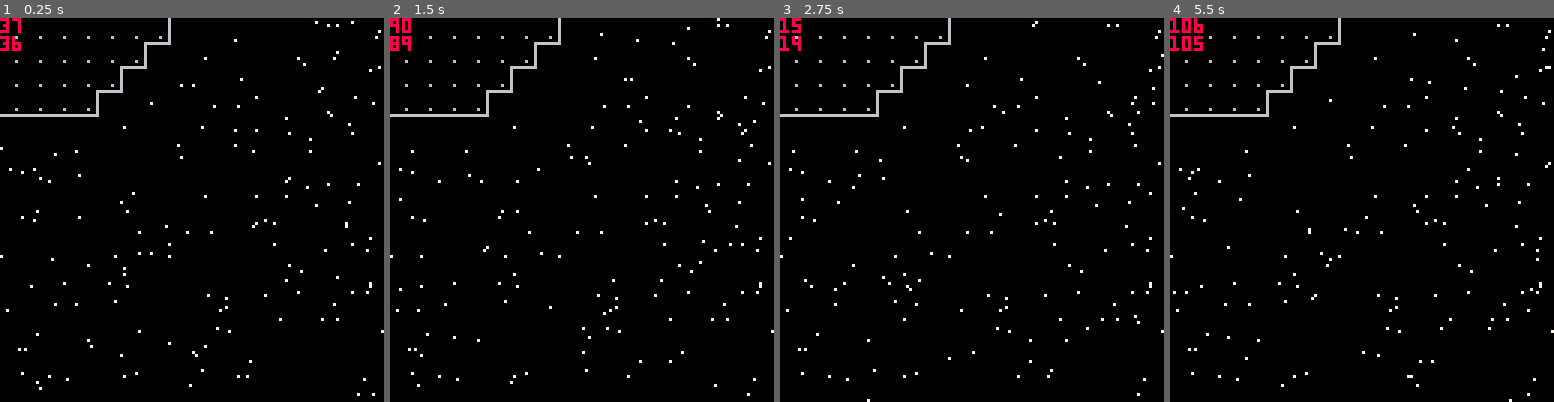
Above: before the commit, frames 1-4 (left to right).
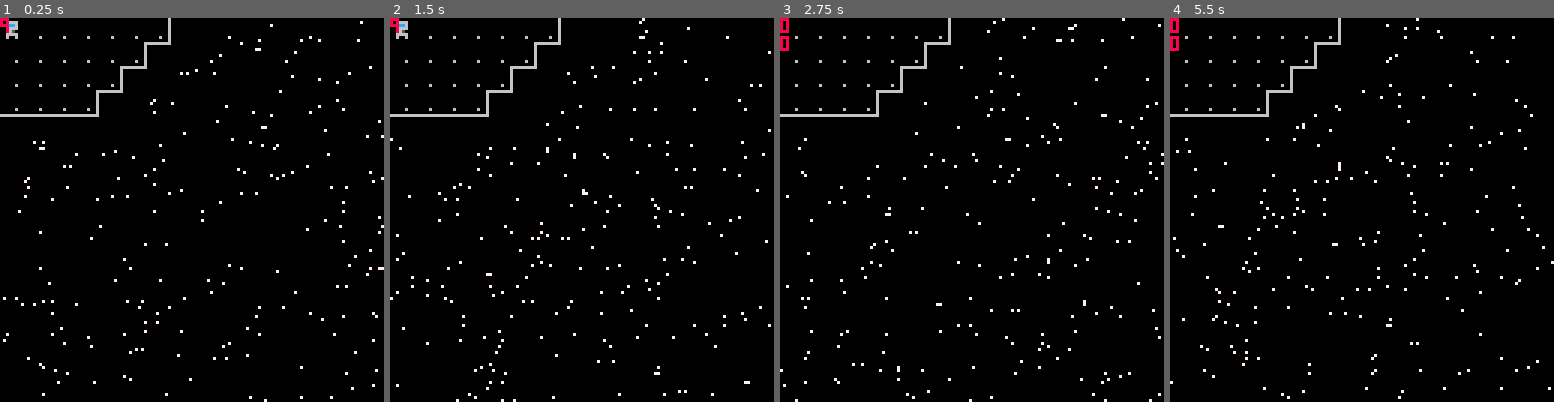
Above: after the commit, the same moments.

Repository: camerondugan/Pico8-Cartridges
Game: PICO-8 cartridge mygames/space.p8
Same seed, same stepped clock (60 frames per second), same inputs: the game is played once before the commit and once after it.
Inputs:
- Up to frame 1 (0.25 s): no input
- Up to frame 2 (1.5 s): no input
- Up to frame 3 (2.75 s): hold Right 1.6-2.1 s; hold Up 2.15-2.42 s; hold Right from 2.47 s (still down)
- Up to frame 4 (5.5 s): release Right at 3.03 s; hold Left 3.08-3.58 s; hold Down 3.63-3.97 s; hold Right 4.02-4.68 s; hold Up 4.73-5.03 s; hold Left from 5.08 s (still down)

The runs differ from the first frame. In frame 1, 2.3% of the frame differs, in the area x 0-100%, y 0-100%; in frame 2, 2.5%; in frame 3, 2.4%; in frame 4, 2.6%.

Commit message:
stars work and player collides with walls

Diff:
--- a/mygames/space.p8
+++ b/mygames/space.p8
@@ -31,13 +31,12 @@
 	palt(0,false)
 end
 
-
 function _draw()
 	cls()
 	★_bg()
 	map()
 	--player
-	--d_player()
+	d_player()
 	if (debug) then
 		for i in all(debug_vars) do
 			print(i,8)
@@ -65,7 +64,8 @@
 end
 
 function update_player()
-	if (#input_buffer>0) then
+	if (#input_buffer>0 and
+					not collide(x,y)) then
 		if (p_can_move) then
 			move_from_buffer()
 		end
@@ -74,11 +74,13 @@
 		y=0
 	end
 			--movement
-	p_move(x,y)
-	--update player sprite offset
-	o=slerp_movement(x,y,pdx,pdy)
-	pxo=o.x
-	pyo=o.y
+	if (not collide(x,y)) then
+		p_move(x,y)
+		--update player sprite offset
+		o=slerp_movement(x,y,pdx,pdy)
+		pxo=o.x
+		pyo=o.y
+	end
 end
 
 function move_from_buffer()
@@ -109,6 +111,12 @@
 	end
 end
 
+function collide(x,y)
+	--if upcoming has solid flag
+	add(debug_vars,mget(px/8+x,py/8+y))
+	return fget(mget(px/8+x,py/8+y),0)
+end
+
 --generate offset
 function slerp_movement(x,y,dx,dy)
 	local xo,yo = 0,0
@@ -133,11 +140,10 @@
 --particle fx
 ★_l1={} --stars layer 1
 ★_l2={} --stars layer 2
-n★_l1=50 --num of stars l1
+n★_l1=120 --num of stars l1
 n★_l2=120 --num of stars l2
 --★ offset
-★l1o={x=-1,y=-1}
-★l2o={x=-1/2,y=-1/2}
+★o={x=1,y=1}
 
 
 function ★_bg()
@@ -175,16 +181,21 @@
 end
 
 function update_★_pos()
-	add(debug_vars,★_l1[1].x)
 	for i=1,#★_l1 do
-		★_l1[i]=move_★(★_l1[i],★l1o)
-	end
-	add(debug_vars,★_l1[1].x)
-end
-
-function move_★(arr1,arr2)
-	return {x=(arr1.x+arr2.x)%128,
-									y=(arr1.y+arr2.y)%128}
+		★_l1[i]=move_★(★_l1[i],
+																			★o,
+																			1)
+	end
+	for i=1,#★_l2 do
+		★_l2[i]=move_★(★_l2[i],
+																			★o,
+																			1/2)
+	end
+end
+
+function move_★(arr1,arr2,ratio)
+	return {x=(arr1.x+ratio*arr2.x)%128,
+									y=(arr1.y+ratio*arr2.y)%128}
 end
 __gfx__
 00000000000000000000000000000000000000000000000000000000000000000000000000000000000000006000000066666666000000060000000000000000
@@ -205,7 +216,7 @@
 00000000000000000000000000000000000000000000000000000000000000000000000000000006600000006000000000000000000000000000000000000000
 00000000000000000000000000000000000000000000000000000000000000000000000000000000600000000000000000000000000000000000000000000000
 __gff__
-0000000000000000000000000000000000000000000000000001000000000000000000000000000000000000000000000000000000000000000000000000000000000000000000000000000000000000000000000000000000000000000000000000000000000000000000000000000000000000000000000000000000000000
+0000000000000000000001010101000000000000000000000001010100000000000000000000000000000000000000000000000000000000000000000000000000000000000000000000000000000000000000000000000000000000000000000000000000000000000000000000000000000000000000000000000000000000
 0000000000000000000000000000000000000000000000000000000000000000000000000000000000000000000000000000000000000000000000000000000000000000000000000000000000000000000000000000000000000000000000000000000000000000000000000000000000000000000000000000000000000000
 __map__
 090909090909090b000000000000000000000000000000000000000000000000000000000000000000000000000000000000000000000000000000000000000000000000000000000000000000000000000000000000000000000000000000000000000000000000000000000000000000000000000000000000000000000000
